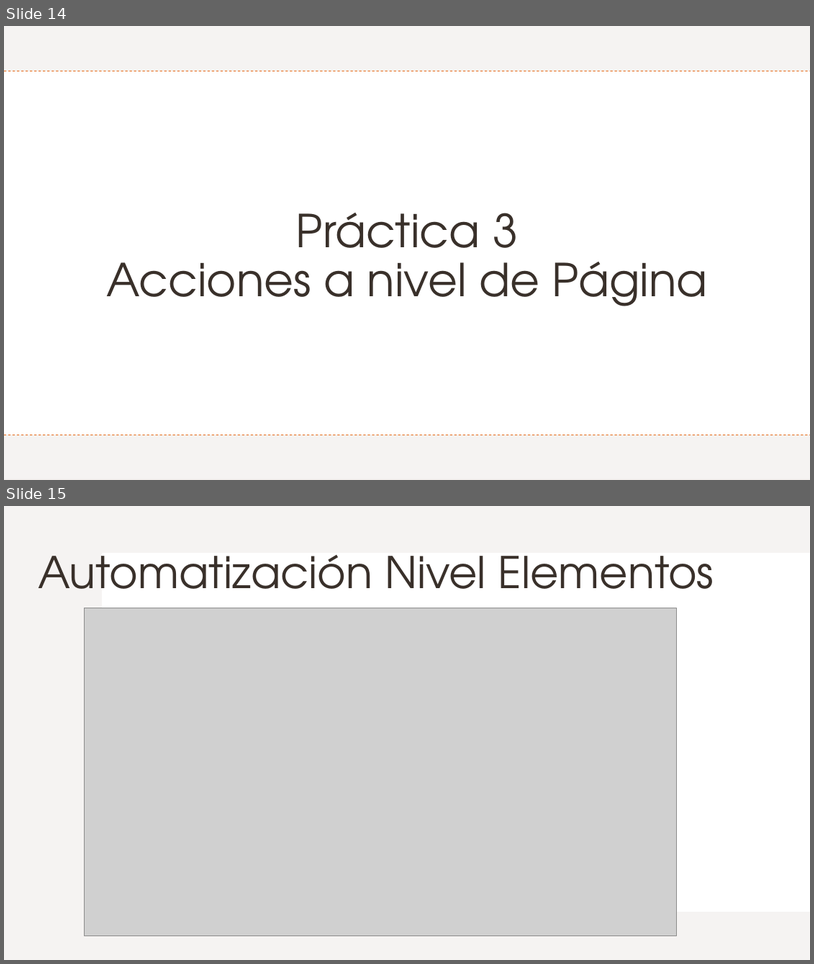
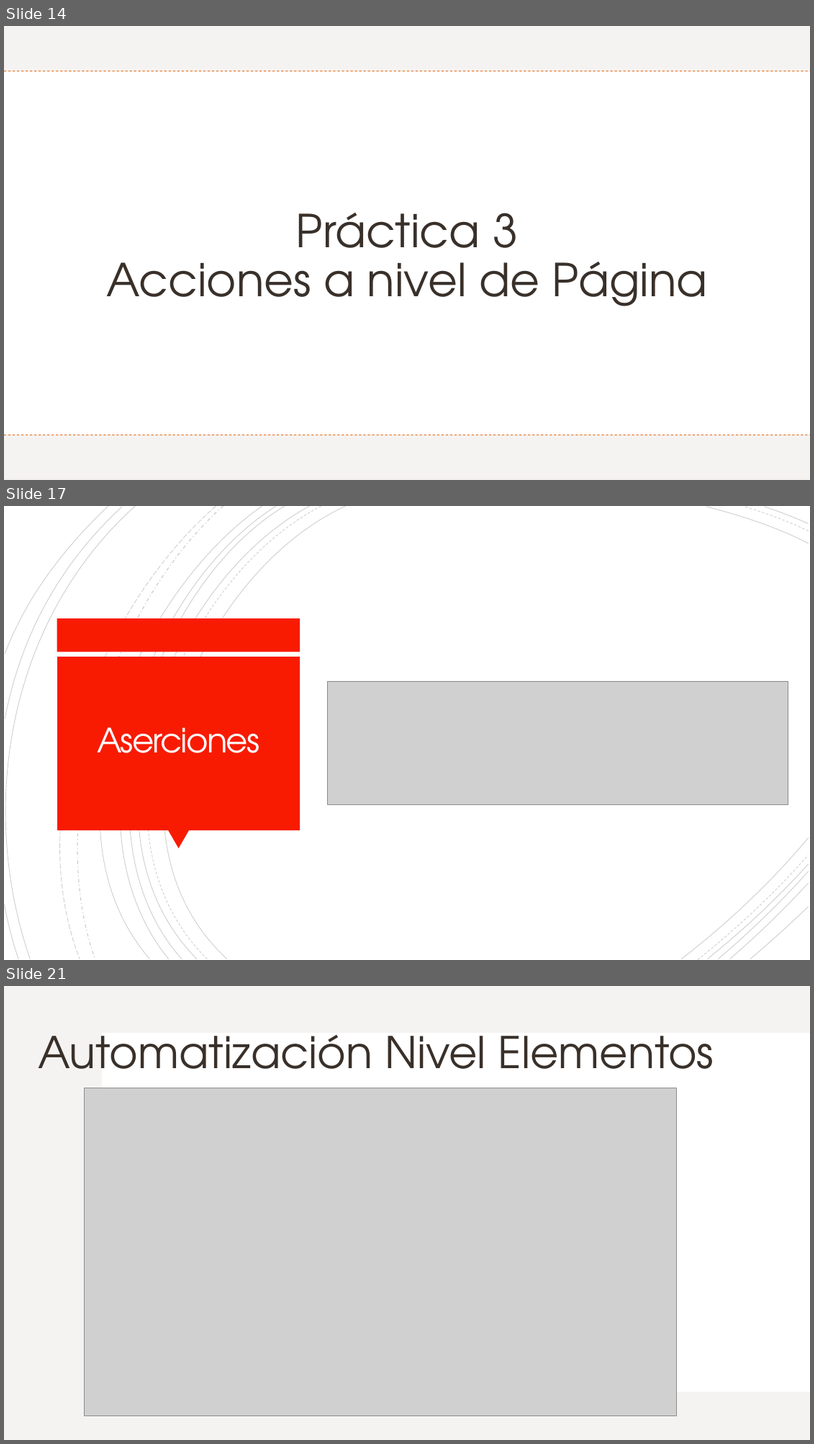
Before and after one commit to Charris1904/automation-qa-sessions, a slide deck: files/4. Selenium.pptx. Shown one above the other, each under a label of ours: slides 14 and 15 before the commit, slides 14, 17 and 21 after it; the slides between them are not shown. The pictures are 814x964 and 814x1444 pixels, drawn with LibreOffice and Linux fonts; fonts in the diff are those of the drawing; grey boxes stand for pictures. Boxes give left, top, right and bottom in pixels: in the first picture for what was removed or moved away, otherwise in the second. Text is boxed around its words. In the diff, an @@ line names an element or a change of style, - is before the commit and + after.

```diff
--- a/files/4. Selenium.pptx
+++ b/files/4. Selenium.pptx
@@ slide 17 added at bbox=[4, 506, 810, 960], background #FFFFFF @@
@@ group added at bbox=[4, 506, 809, 960]: 21 freeform shapes @@
@@ rectangle added at bbox=[57, 618, 301, 651], fill #F81B02 @@
@@ rectangle added at bbox=[57, 656, 300, 830], fill #F81B02 @@
@@ picture added at bbox=[328, 681, 790, 804] @@
@@ title added at bbox=[97, 727, 260, 753], 40 pt, text #FFFEFF @@
+Aserciones
@@ triangle added at bbox=[168, 830, 189, 849], fill #F81B02 @@
@@ what was slide 15 is now slide 21 @@
```
Also in this commit, not shown: 1 slide changed, 5 other slides added.
